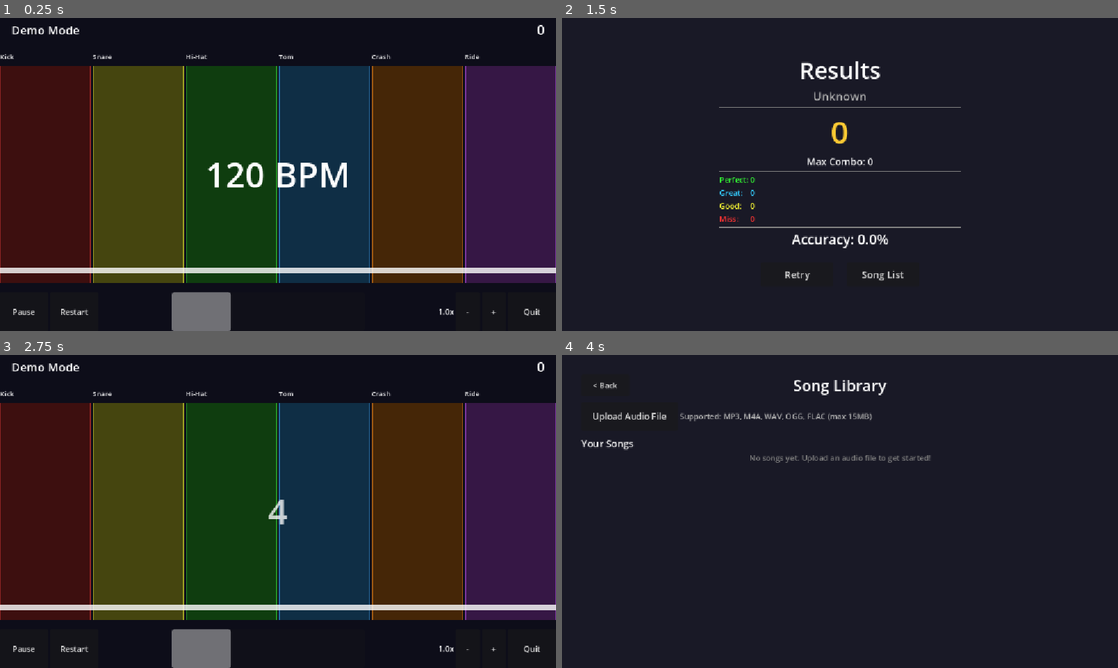
Above: before the commit, frames 1-4 (two rows, left to right).
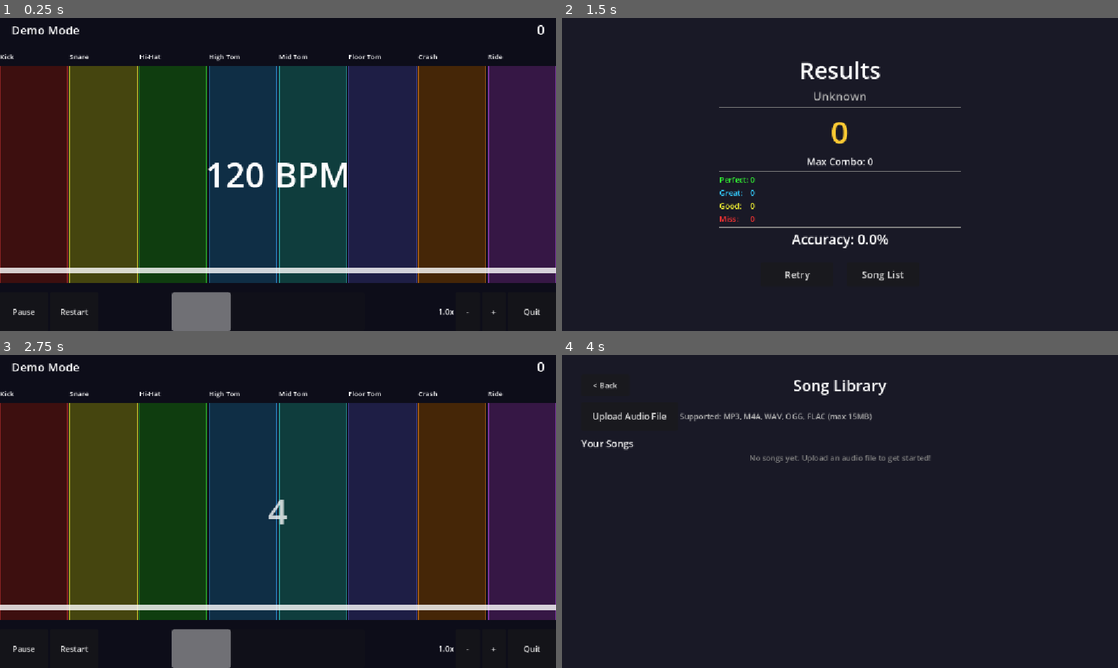
Above: after the commit, the same moments.

Repository: mcfredrick/trashcan
Game: Godot game, scene res://scenes/gameplay.tscn
Same seed, same stepped clock (60 frames per second), same inputs: the game is played once before the commit and once after it. This scene is started directly instead of the project's main scene.
Inputs:
- Up to frame 1 (0.25 s): no input
- Up to frame 2 (1.5 s): click "-" at 0.5 s; click "Restart" at 1.25 s
- Up to frame 3 (2.75 s): click "Retry" at 2 s
- Up to frame 4 (4 s): click "Restart" at 2.75 s; click "Song List" at 3.5 s

The runs differ from the first frame. In frame 1, 28% of the frame differs, in the area x 12-91%, y 11-85%; in frame 2, nothing differs; in frame 3, 28%; in frame 4, nothing differs.

Commit message:
Expand from 6 to 8 lanes with separate tom types
- Add High Tom (F), Mid Tom (G), Floor Tom (H) as separate lanes
- Update keyboard mapping: A-K for all 8 drums
- Update MIDI mapping to route tom notes to specific lanes
- Improve onset detection with sub-bass band for better kick/floor tom distinction
- Update FUTURE_FEATURES.md to mark complete and add ML transcription idea

Co-Authored-By: Claude Opus 4.5 <noreply@anthropic.com>

Diff:
--- a/godot_web_game/project.godot
+++ b/godot_web_game/project.godot
@@ -44,9 +44,19 @@
 "events": [Object(InputEventKey,"resource_local_to_scene":false,"resource_name":"","device":-1,"window_id":0,"alt_press …(192 unchanged characters)…
 ]
 }
-drum_tom={
+drum_hightom={
 "deadzone": 0.5,
 "events": [Object(InputEventKey,"resource_local_to_scene":false,"resource_name":"","device":-1,"window_id":0,"alt_press …(192 unchanged characters)…
+]
+}
+drum_midtom={
+"deadzone": 0.5,
+"events": [Object(InputEventKey,"resource_local_to_scene":false,"resource_name":"","device":-1,"window_id":0,"alt_pressed":false,"shift_pressed":false,"ctrl_pressed":false,"meta_pressed":false,"pressed":false,"keycode":0,"physical_keycode":71,"key_label":0,"unicode":103,"location":0,"echo":false,"script":null)
+]
+}
+drum_floortom={
+"deadzone": 0.5,
+"events": [Object(InputEventKey,"resource_local_to_scene":false,"resource_name":"","device":-1,"window_id":0,"alt_pressed":false,"shift_pressed":false,"ctrl_pressed":false,"meta_pressed":false,"pressed":false,"keycode":0,"physical_keycode":72,"key_label":0,"unicode":104,"location":0,"echo":false,"script":null)
 ]
 }
 drum_crash={
--- a/godot_web_game/scenes/gameplay.gd
+++ b/godot_web_game/scenes/gameplay.gd
@@ -1,11 +1,13 @@
 extends Control
 
-const LANE_NAMES = ["Kick", "Snare", "Hi-Hat", "Tom", "Crash", "Ride"]
+const LANE_NAMES = ["Kick", "Snare", "Hi-Hat", "High Tom", "Mid Tom", "Floor Tom", "Crash", "Ride"]
 const LANE_COLORS = [
 	Color(0.8, 0.2, 0.2),  # Kick - Red
 	Color(0.9, 0.9, 0.2),  # Snare - Yellow
 	Color(0.2, 0.8, 0.2),  # Hi-Hat - Green
-	Color(0.2, 0.6, 0.9),  # Tom - Blue
+	Color(0.2, 0.6, 0.9),  # High Tom - Blue
+	Color(0.2, 0.8, 0.8),  # Mid Tom - Cyan
+	Color(0.4, 0.4, 0.9),  # Floor Tom - Indigo
 	Color(0.9, 0.5, 0.1),  # Crash - Orange
 	Color(0.7, 0.3, 0.9),  # Ride - Purple
 ]
@@ -48,7 +50,7 @@
 
 func _setup_lanes():
 	var lane_container = $LaneContainer/Lanes
-	for i in range(6):
+	for i in range(8):
 		var lane = _create_lane(i)
 		lane_container.add_child(lane)
 		lanes.append(lane)
@@ -91,8 +93,8 @@
 	for i in range(50):
 		var note = {
 			"time": 2.0 + i * 0.5,
-			"lane": randi() % 6,
-			"type": LANE_NAMES[randi() % 6].to_lower()
+			"lane": randi() % 8,
+			"type": LANE_NAMES[randi() % 8].to_lower().replace(" ", "_")
 		}
 		pending_notes.append(note)
 
@@ -211,8 +213,8 @@
 		active_notes.erase(note)
 
 func _check_input():
-	for i in range(6):
-		var action_name = "drum_" + LANE_NAMES[i].to_lower().replace("-", "")
+	for i in range(8):
+		var action_name = "drum_" + LANE_NAMES[i].to_lower().replace("-", "").replace(" ", "")
 		if Input.is_action_just_pressed(action_name):
 			_handle_drum_hit(i)
 
--- a/godot_web_game/scenes/song_library.gd
+++ b/godot_web_game/scenes/song_library.gd
@@ -147,12 +147,14 @@
 	var time = 1.0
 	var rng = RandomNumberGenerator.new()
 	rng.seed = hash(duration)
+	var drum_types = ["kick", "snare", "hihat", "high_tom", "mid_tom", "floor_tom", "crash", "ride"]
 
 	while time < duration - 1.0:
+		var lane = rng.randi() % 8
 		onsets.append({
 			"time": time,
-			"lane": rng.randi() % 6,
-			"type": ["kick", "snare", "hihat", "tom", "crash", "ride"][rng.randi() % 6]
+			"lane": lane,
+			"type": drum_types[lane]
 		})
 		time += 0.25 + rng.randf() * 0.5
 
--- a/godot_web_game/scripts/autoload/midi_input.gd
+++ b/godot_web_game/scripts/autoload/midi_input.gd
@@ -4,7 +4,7 @@
 signal midi_disconnected(device_name: String)
 signal drum_hit(lane: int, velocity: int, timestamp: float)
 
-const DRUM_NAMES = ["kick", "snare", "hihat", "tom", "crash", "ride"]
+const DRUM_NAMES = ["kick", "snare", "hihat", "hightom", "midtom", "floortom", "crash", "ride"]
 
 var _js_callback: JavaScriptObject = null
 var _is_initialized: bool = false
@@ -61,7 +61,7 @@
 			var velocity = data.get("velocity", 0)
 			var timestamp = data.get("timestamp", 0.0)
 
-			if lane >= 0 and lane < 6:
+			if lane >= 0 and lane < 8:
 				drum_hit.emit(lane, velocity, timestamp)
 				# Also trigger the input action for compatibility
 				_trigger_drum_action(lane)
Not shown, changed: docs/FUTURE_FEATURES.md
Not shown, changed: godot_web_game/js/midi_bridge.js
Not shown, changed: godot_web_game/js/onset_detection.js
